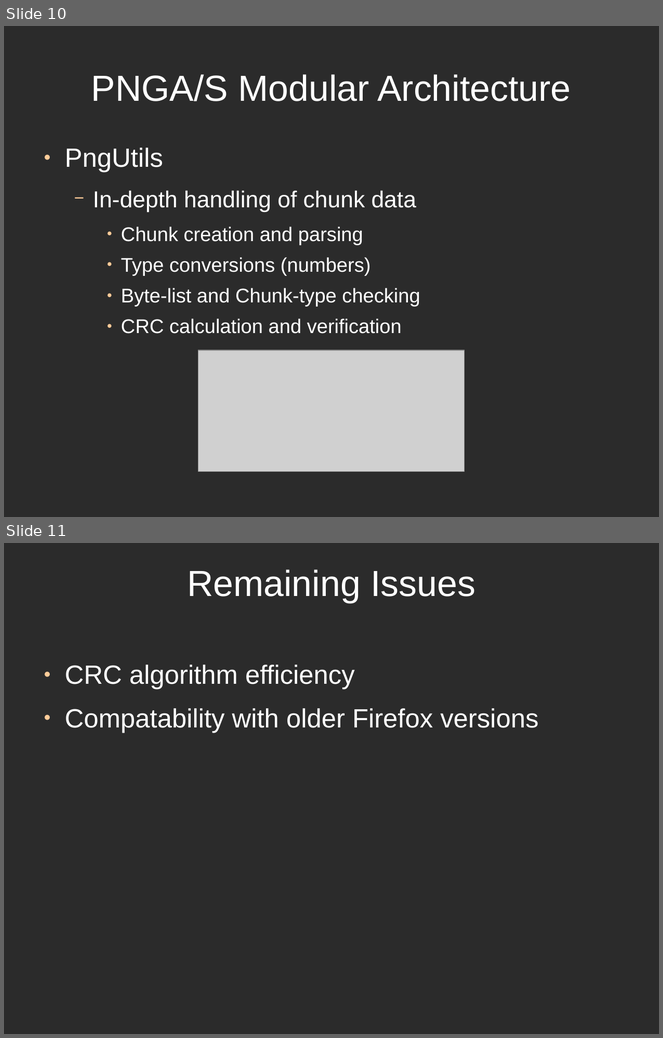
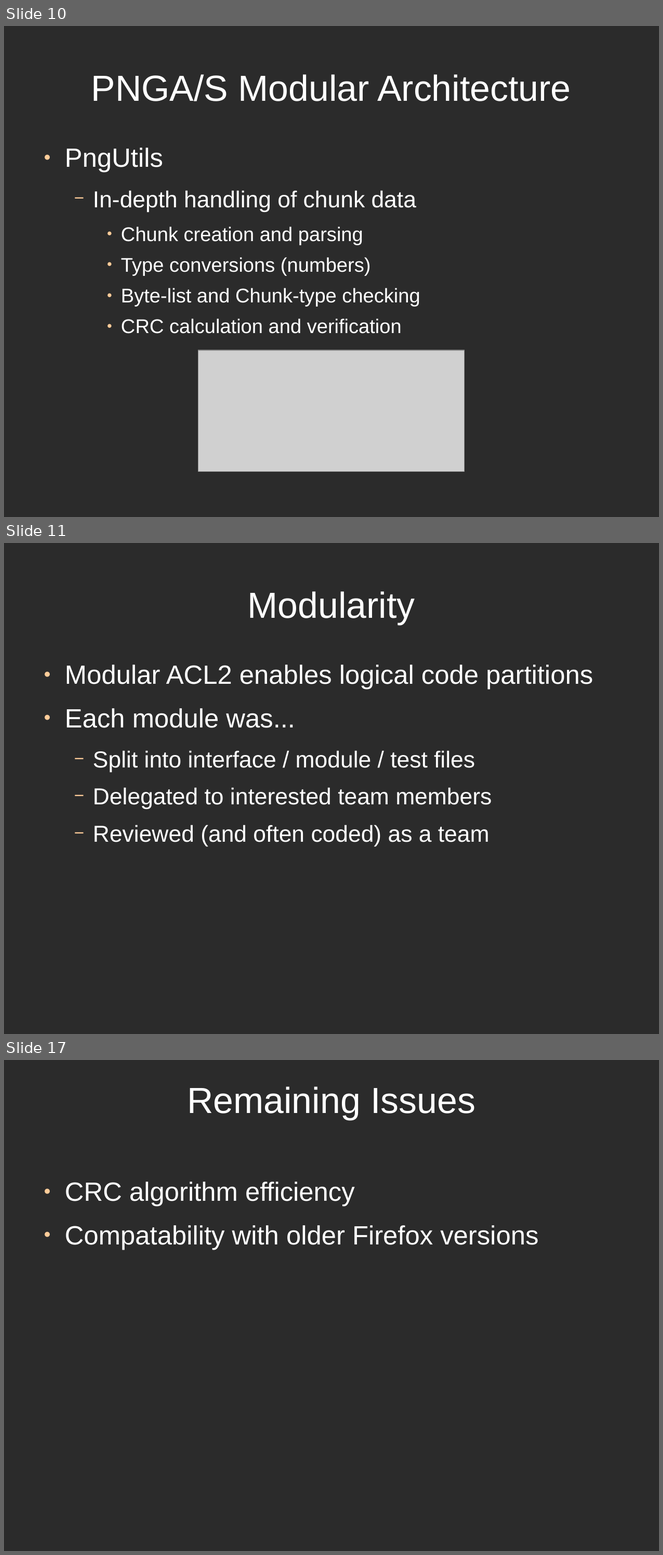
Before and after one commit to directrix1/se2, a slide deck: wip/SE2Presentation.odp. Shown one above the other, each under a label of ours: slides 10 and 11 before the commit, slides 10, 11 and 17 after it; the slides between them are not shown. The pictures are 663x1038 and 663x1555 pixels, drawn with LibreOffice and Linux fonts; fonts in the diff are those of the drawing; grey boxes stand for pictures; background and template pictures are left out; a plain dark background stands for a picture behind light text. Boxes give left, top, right and bottom in pixels: in the first picture for what was removed or moved away, otherwise in the second. Text is boxed around its words. In the diff, an @@ line names an element or a change of style, - is before the commit and + after.

```diff
--- a/wip/SE2Presentation.odp
+++ b/wip/SE2Presentation.odp
@@ slide 11 added at (4, 543, 659, 1034), background picture (left out) @@
@@ title added at (248, 591, 415, 625), 44 pt, text #FFFFFF @@
+Modularity
@@ text added at (65, 665, 593, 847), 28 pt, text #FFFFFF @@
+● Modular ACL2 enables logical code partitions
+● Each module was...
+  − Split into interface / module / test files
+  − Delegated to interested team members
+  − Reviewed (and often coded) as a team
@@ what was slide 11 is now slide 17 @@
```
Also in this commit, not shown: 5 other slides added.
